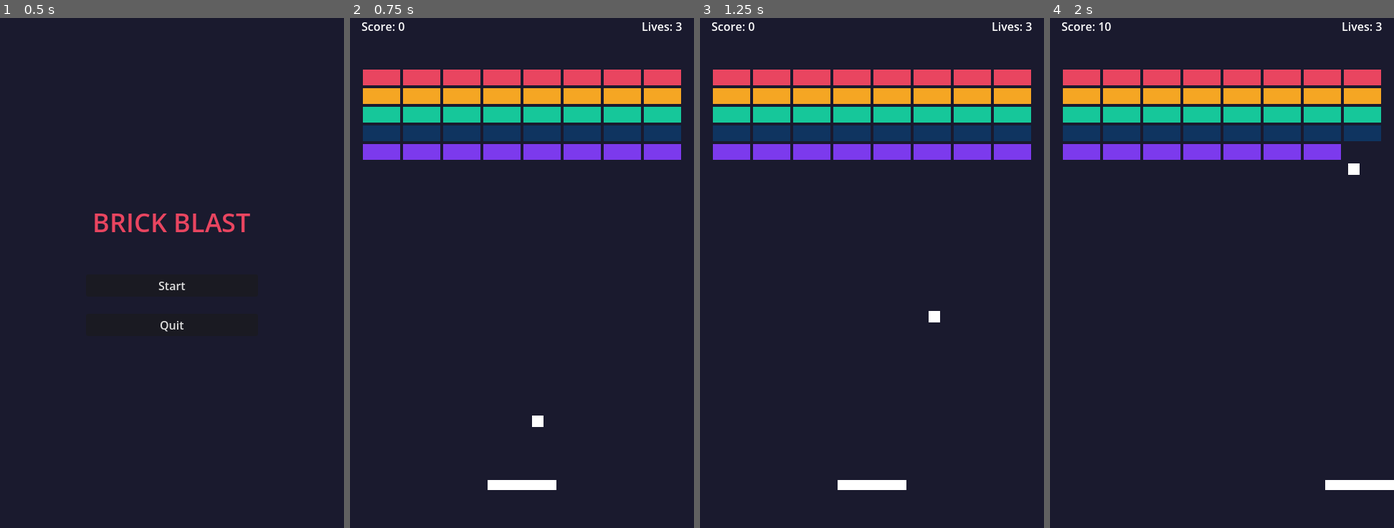
Above: before the commit, frames 1-4 (left to right).
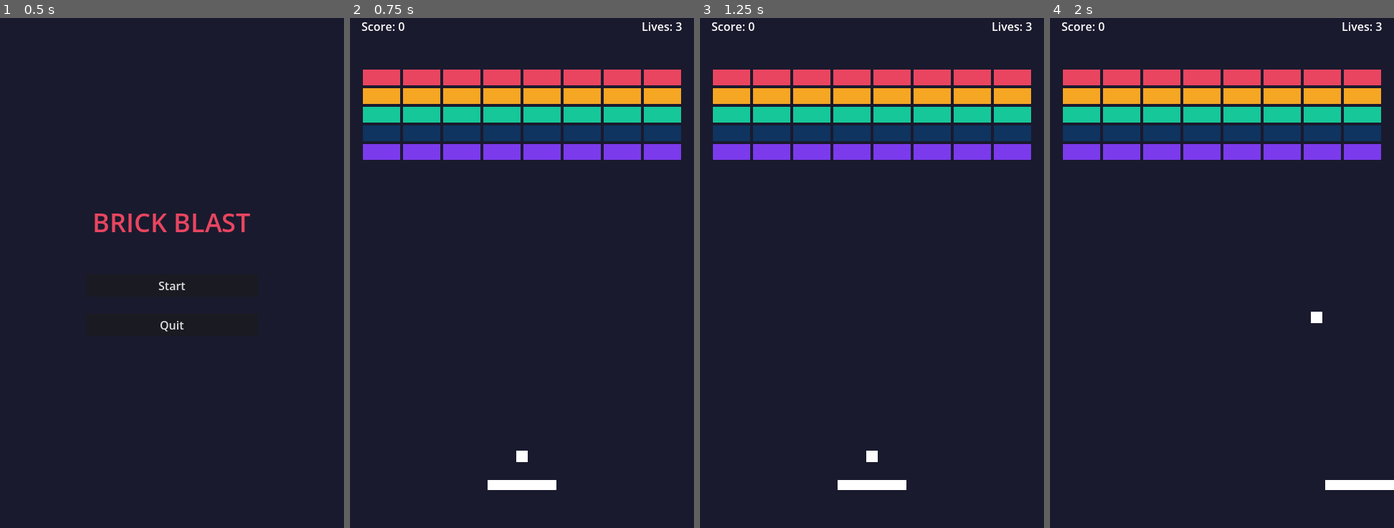
Above: after the commit, the same moments.

Repository: WSQS/brick-blast
Game: Godot game, scene res://scene/menu.tscn
Same seed, same stepped clock (60 frames per second), same inputs: the game is played once before the commit and once after it.
Inputs (mouse positions are in pixels of both pictures, inside the frame that each line leads up to):
- Up to frame 1 (0.5 s): no input
- Up to frame 2 (0.75 s): click "Start" at 0.5 s
- Up to frame 3 (1.25 s): no input
- Up to frame 4 (2 s): tap Enter (ui_accept) at 1.25 s; move the mouse to (1297, 242) at 1.27 s; hold Right (ui_right) from 1.28 s (still down); hold Enter (ui_accept) from 1.28 s (still down); click (1297, 242) at 1.42 s

Frame 1 is identical in both runs. In frame 2, 0.1% of the frame differs, in the area x 48-57%, y 77-88%; in frame 3, 0.1%; in frame 4, 0.5%, in the area x 14-97%, y 0-60%.

Commit message:
feat(combo): implement combo, star rating, ball stick, and pause
D011: combo system — +1 per brick, reset on paddle hit/loss, score scales with combo

D012: ball sticks to paddle on start/reset, launch with click/space; Esc to pause

D013: 3-star rating — clear/combo>=10/no lives lost

Tests: 35/35 pass (13 new combo/star/stick tests)

Diff:
--- a/script/ball.gd
+++ b/script/ball.gd
@@ -18,6 +18,11 @@
 
 
 func _physics_process(delta: float) -> void:
+	# Skip physics when ball is stuck to paddle (D012)
+	var parent := get_parent()
+	if parent and parent.get("ball_stuck") == true:
+		return
+
 	var collision := move_and_collide(velocity * delta)
 
 	# Wall collisions (left / right / top) via bounds check
@@ -33,6 +38,9 @@
 				velocity = bounce_off_paddle(global_position, collider.get_rect(), _speed)
 				_speed = minf(_speed * 1.03, MAX_SPEED)
 				velocity = velocity.normalized() * _speed
+				# Notify main to reset combo (D011)
+				if parent and parent.has_method("_on_paddle_hit"):
+					parent._on_paddle_hit()
 
 	# Fell below paddle — notify main
 	if global_position.y > bounds.end.y + 50:
--- a/script/main.gd
+++ b/script/main.gd
@@ -35,6 +35,15 @@
 var score: int = 0
 var bricks_left: int = 0
 var game_over: bool = false
+var paused: bool = false
+
+# Combo system (D011)
+var combo: int = 0
+var max_combo: int = 0
+var lives_lost_this_level: int = 0
+
+# Ball stick state (D012): ball waits on paddle until player launches
+var ball_stuck: bool = true
 
 
 func _ready() -> void:
@@ -43,6 +52,39 @@
 	_spawn_bricks()
 	_reset_ball()
 	_update_hud()
+
+
+func _input(event: InputEvent) -> void:
+	if game_over:
+		return
+	# Launch ball (D012)
+	if ball_stuck and (event.is_action_pressed("ui_accept") or (event is InputEventMouseButton and event.pressed)):
+		_launch_ball()
+	# Pause (D012)
+	if event.is_action_pressed("ui_cancel"):
+		_toggle_pause()
+
+
+func _toggle_pause() -> void:
+	paused = !paused
+	get_tree().paused = paused
+	if paused:
+		message.text = "PAUSED"
+		message.show()
+	else:
+		message.hide()
+
+
+func _launch_ball() -> void:
+	ball_stuck = false
+	var angle: float = randf_range(-PI / 4.0, PI / 4.0) - PI / 2.0
+	ball.launch(Vector2(cos(angle), sin(angle)))
+
+
+func _process(_delta: float) -> void:
+	# Keep ball on paddle while stuck
+	if ball_stuck and not paused:
+		ball.position = Vector2(paddle.position.x, PADDLE_Y - 40.0)
 
 
 func _compute_playfield() -> Rect2:
@@ -71,22 +113,35 @@
 func _reset_ball() -> void:
 	ball.position = Vector2(playfield.size.x / 2.0, PADDLE_Y - 40.0)
 	ball.velocity = Vector2.ZERO
-	var angle: float = randf_range(-PI / 4.0, PI / 4.0) - PI / 2.0
-	ball.launch(Vector2(cos(angle), sin(angle)))
+	ball_stuck = true
+	# Reset combo on ball loss (D011)
+	combo = 0
+	_update_hud()
 
 
 func _on_brick_destroyed() -> void:
-	score += 10
+	# Combo system (D011): +1 per brick, reset on paddle hit
+	combo += 1
+	max_combo = maxi(max_combo, combo)
+	# Score scales with combo
+	score += 10 * (1 + combo / 5)
 	bricks_left -= 1
 	_update_hud()
 	if bricks_left <= 0:
 		_win()
 
 
+func _on_paddle_hit() -> void:
+	# Combo reset on paddle contact (D011)
+	combo = 0
+	_update_hud()
+
+
 func _on_ball_lost() -> void:
 	if game_over:
 		return
 	lives -= 1
+	lives_lost_this_level += 1
 	_update_hud()
 	if lives <= 0:
 		_lose()
@@ -96,10 +151,24 @@
 
 func _win() -> void:
 	game_over = true
-	message.text = "YOU WIN!"
+	var stars := _compute_stars()
+	message.text = "YOU WIN! %s" % stars
 	message.show()
 	restart_button.show()
 	menu_button.show()
+
+
+func _compute_stars() -> String:
+	# D013: 3-star rating
+	var count: int = 1  # 1 star for clearing
+	if max_combo >= 10:
+		count += 1
+	if lives_lost_this_level == 0:
+		count += 1
+	var s := ""
+	for i in count:
+		s += "*"
+	return s
 
 
 func _lose() -> void:
@@ -113,6 +182,8 @@
 func _update_hud() -> void:
 	score_label.text = "Score: %d" % score
 	lives_label.text = "Lives: %d" % lives
+	if combo > 0:
+		score_label.text += "  Combo: x%d" % combo
 
 
 func _on_restart_pressed() -> void:
--- /dev/null
+++ b/test/unit/test_combo.gd
@@ -0,0 +1,108 @@
+extends GutTest
+## Tests for combo system (D011), star rating (D013), and ball stick (D012).
+
+const MainScene: PackedScene = preload("res://scene/main.tscn")
+
+var main: Node2D
+
+
+func before_each() -> void:
+	main = MainScene.instantiate()
+	add_child_autofree(main)
+
+
+# ---------------------------------------------------------------------------
+# Combo system (D011)
+# ---------------------------------------------------------------------------
+
+func test_combo_starts_at_zero() -> void:
+	assert_eq(main.combo, 0, "Combo should start at 0")
+
+
+func test_combo_increments_on_brick_destroyed() -> void:
+	main._on_brick_destroyed()
+	main._on_brick_destroyed()
+	main._on_brick_destroyed()
+	assert_eq(main.combo, 3, "Combo should be 3 after 3 bricks destroyed")
+
+
+func test_combo_resets_on_paddle_hit() -> void:
+	main._on_brick_destroyed()
+	main._on_brick_destroyed()
+	assert_eq(main.combo, 2, "Combo should be 2")
+	main._on_paddle_hit()
+	assert_eq(main.combo, 0, "Combo should reset to 0 on paddle hit")
+
+
+func test_combo_resets_on_ball_lost() -> void:
+	main.combo = 5
+	main._on_ball_lost()
+	assert_eq(main.combo, 0, "Combo should reset to 0 on ball lost")
+
+
+func test_max_combo_tracked() -> void:
+	for i in 5:
+		main._on_brick_destroyed()
+	main._on_paddle_hit()
+	for i in 3:
+		main._on_brick_destroyed()
+	assert_eq(main.max_combo, 5, "Max combo should be 5 even after reset")
+
+
+func test_score_scales_with_combo() -> void:
+	var score_before: int = main.score
+	main._on_brick_destroyed()  # combo=1, score += 10*(1+0) = 10
+	assert_eq(main.score - score_before, 10, "First brick: combo 1, base score")
+	score_before = main.score
+	# Reach combo 5 (need 4 more): combo 2,3,4 = 10 each, combo 5 = 20
+	for i in 4:
+		main._on_brick_destroyed()
+	assert_eq(main.score - score_before, 10 + 10 + 10 + 20, "Score should scale with combo/5")
+
+
+# ---------------------------------------------------------------------------
+# Star rating (D013)
+# ---------------------------------------------------------------------------
+
+func test_one_star_for_clearing() -> void:
+	main.max_combo = 5
+	main.lives_lost_this_level = 1
+	assert_eq(main._compute_stars(), "*", "Should be 1 star for clearing with low combo")
+
+
+func test_two_stars_for_high_combo() -> void:
+	main.max_combo = 10
+	main.lives_lost_this_level = 1
+	assert_eq(main._compute_stars(), "**", "Should be 2 stars for combo >= 10")
+
+
+func test_three_stars_for_no_lives_lost() -> void:
+	main.max_combo = 10
+	main.lives_lost_this_level = 0
+	assert_eq(main._compute_stars(), "***", "Should be 3 stars for combo >= 10 and no lives lost")
+
+
+func test_two_stars_for_no_lives_lost_low_combo() -> void:
+	main.max_combo = 3
+	main.lives_lost_this_level = 0
+	assert_eq(main._compute_stars(), "**", "Should be 2 stars for no lives lost even with low combo")
+
+
+# ---------------------------------------------------------------------------
+# Ball stick (D012)
+# ---------------------------------------------------------------------------
+
+func test_ball_starts_stuck() -> void:
+	assert_true(main.ball_stuck, "Ball should be stuck to paddle at start")
+
+
+func test_ball_unstuck_on_launch() -> void:
+	main.ball_stuck = true
+	main._launch_ball()
+	assert_false(main.ball_stuck, "Ball should not be stuck after launch")
+
+
+func test_ball_restucks_on_reset() -> void:
+	main.ball_stuck = false
+	main._reset_ball()
+	assert_true(main.ball_stuck, "Ball should be stuck again after reset")
